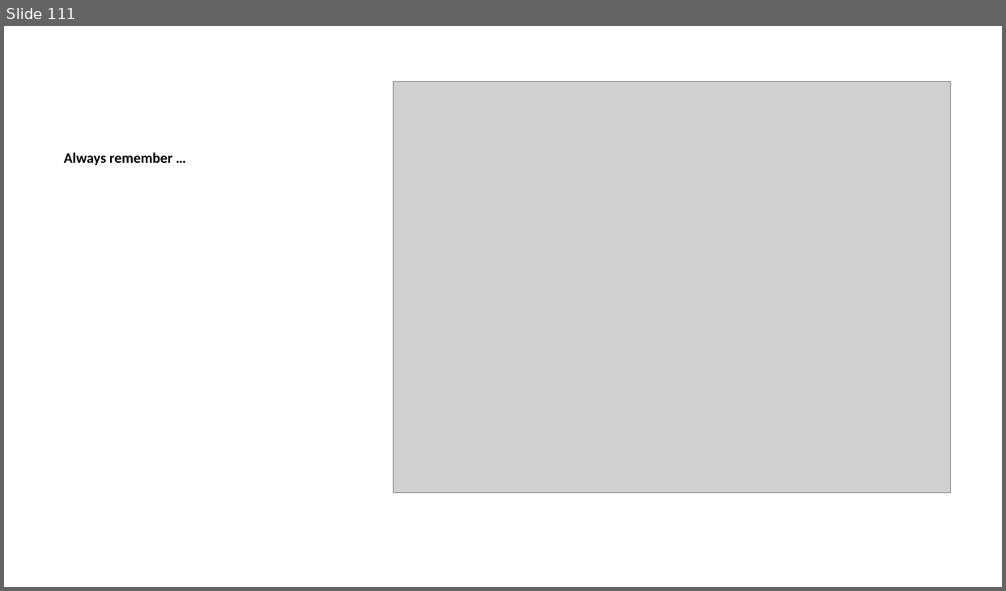
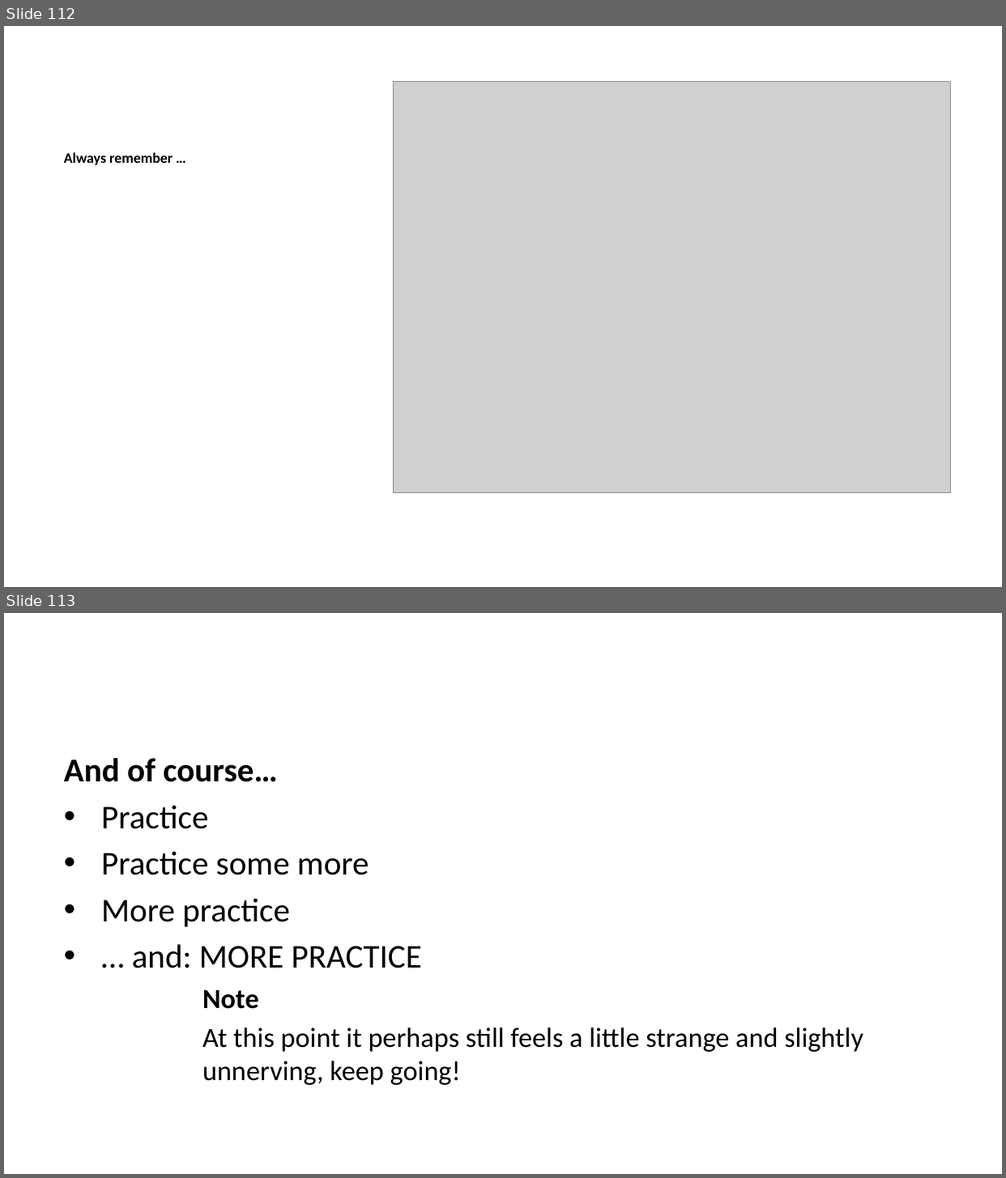
Before and after one commit to lmu-osc/train-the-trainer-student-track-OS, a slide deck: materials/OS-M3/OS-M3-S4-Git/OS-M3-S4-Git-slides.pptx. Shown one above the other, each under a label of ours: slide 111 before the commit, slides 112 and 113 after it. The pictures are 1006x591 and 1006x1178 pixels, drawn with LibreOffice and Linux fonts; fonts in the diff are those of the drawing; grey boxes stand for pictures. Boxes give left, top, right and bottom in pixels: in the first picture for what was removed or moved away, otherwise in the second. Text is boxed around its words. In the diff, an @@ line names an element or a change of style, - is before the commit and + after.

```diff
--- a/materials/OS-M3/OS-M3-S4-Git/OS-M3-S4-Git-slides.pptx
+++ b/materials/OS-M3/OS-M3-S4-Git/OS-M3-S4-Git-slides.pptx
@@ slide 113 added at (x1=4, y1=613, x2=1002, y2=1174), background #FFFFFF @@
@@ text added at (x1=64, y1=758, x2=863, y2=1085), 20 pt, text #000000 @@
+And of course…
+• Practice
+• Practice some more
+• More practice
+• … and: MORE PRACTICE
+Note
+At this point it perhaps still feels a little strange and slightly unnerving, keep going!
@@ what was slide 111 is now slide 112 @@
```
Also in this commit, not shown: 3 other slides added, 1 slide removed, 41 other files.
